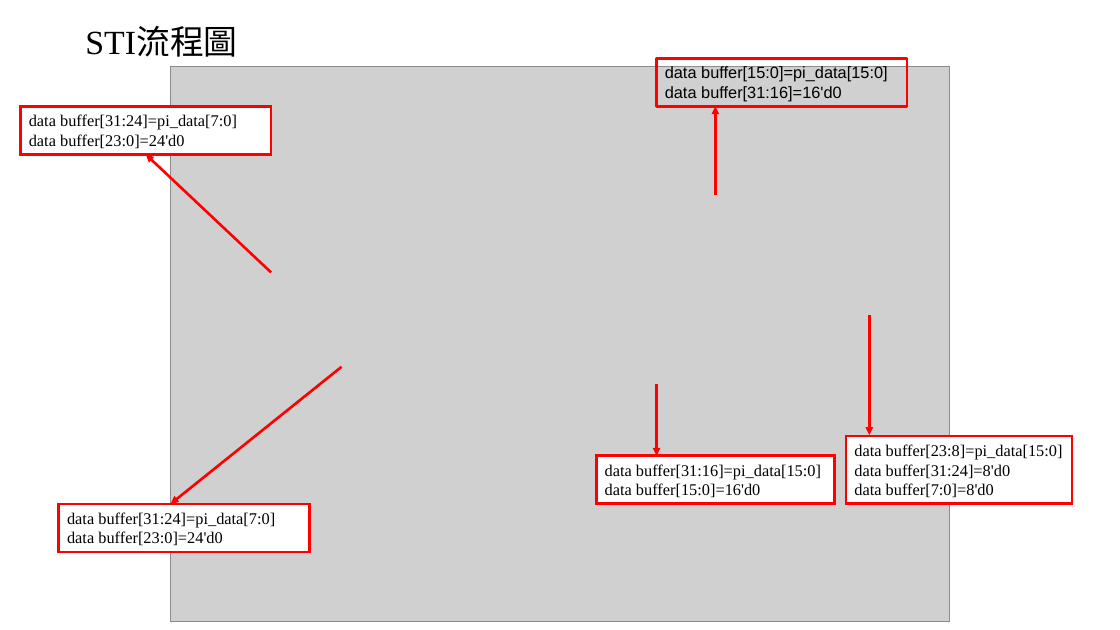
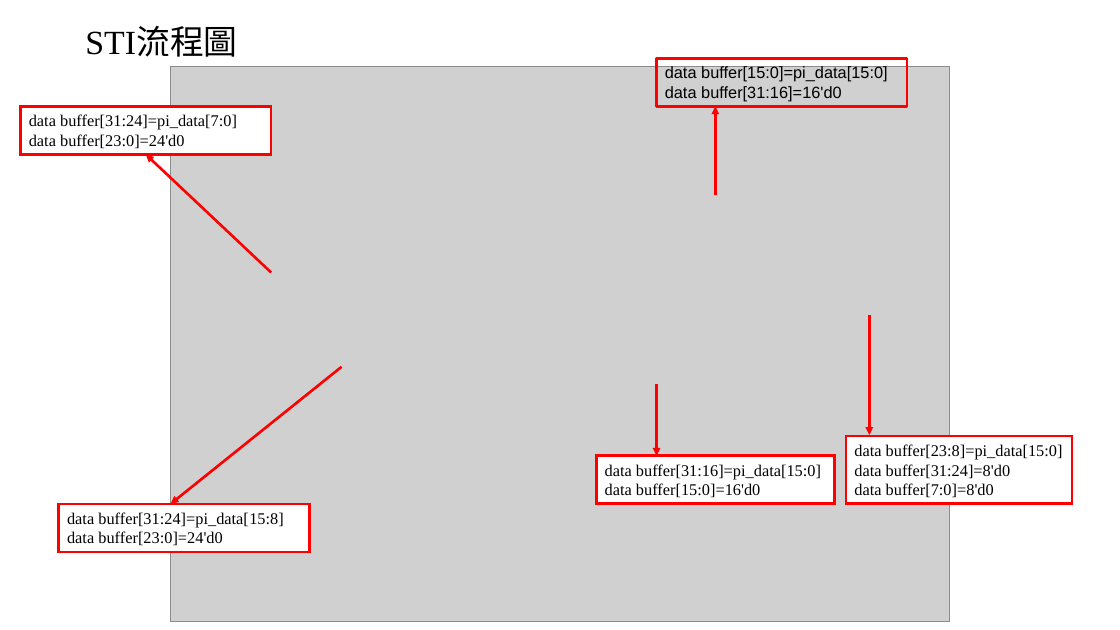
Before and after one commit to Chi-Yung/Chi-Yung, a slide deck: slide 9 of 報告.pptx. Drawn at 1120x630 pixels with LibreOffice and Linux fonts; fonts in the diff are those of the drawing; grey boxes stand for pictures. Boxes give left, top, right and bottom in pixels: in the first picture for what was removed or moved away, otherwise in the second. Text is boxed around its words. In the diff, an @@ line names an element or a change of style, - is before the commit and + after.

```diff
--- a/報告.pptx
+++ b/報告.pptx
@@ text in rectangle at box(67, 512, 284, 546): text changed @@
-data buffer[31:24]=pi_data[7:0]
-data buffer[23:0]=24'd0
+data buffer[31:24]=pi_data[15:8]
+data buffer[23:0]=24'd0
```
Also in this commit, not shown: 2 other slides changed, 2 slides added.
